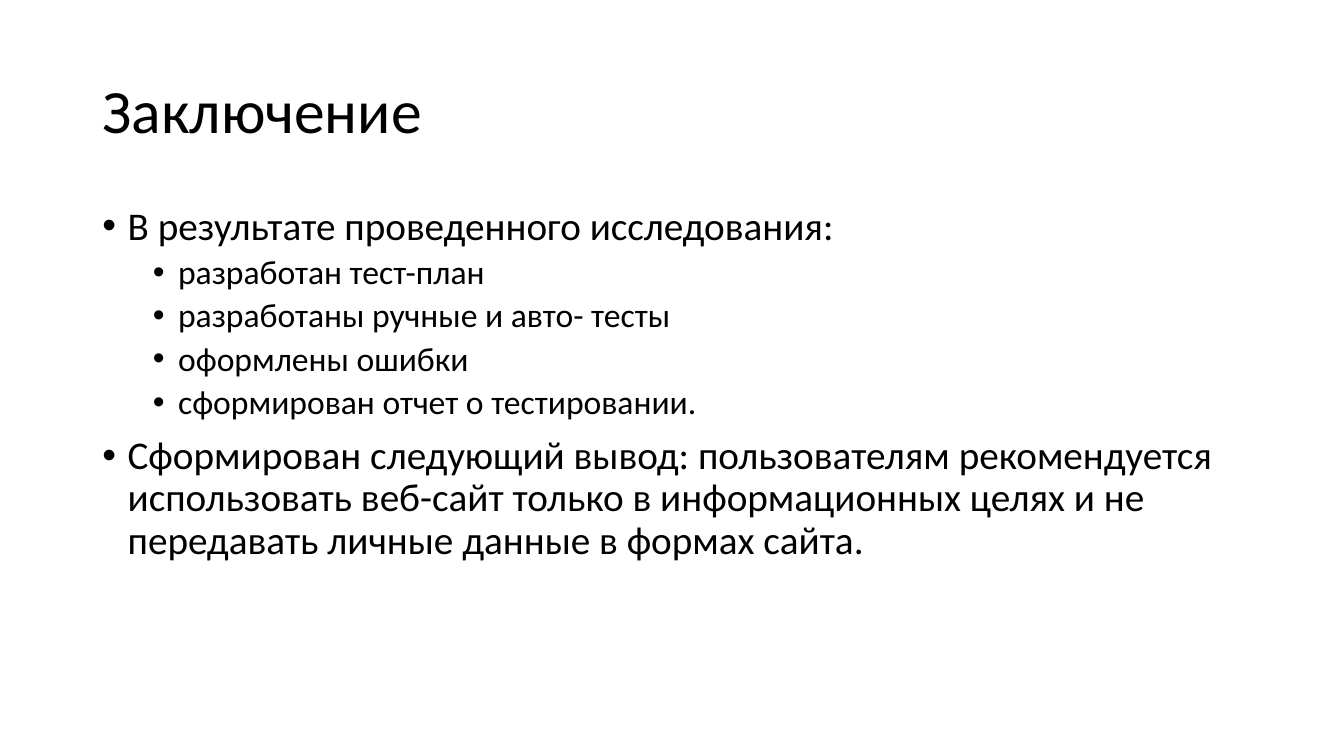
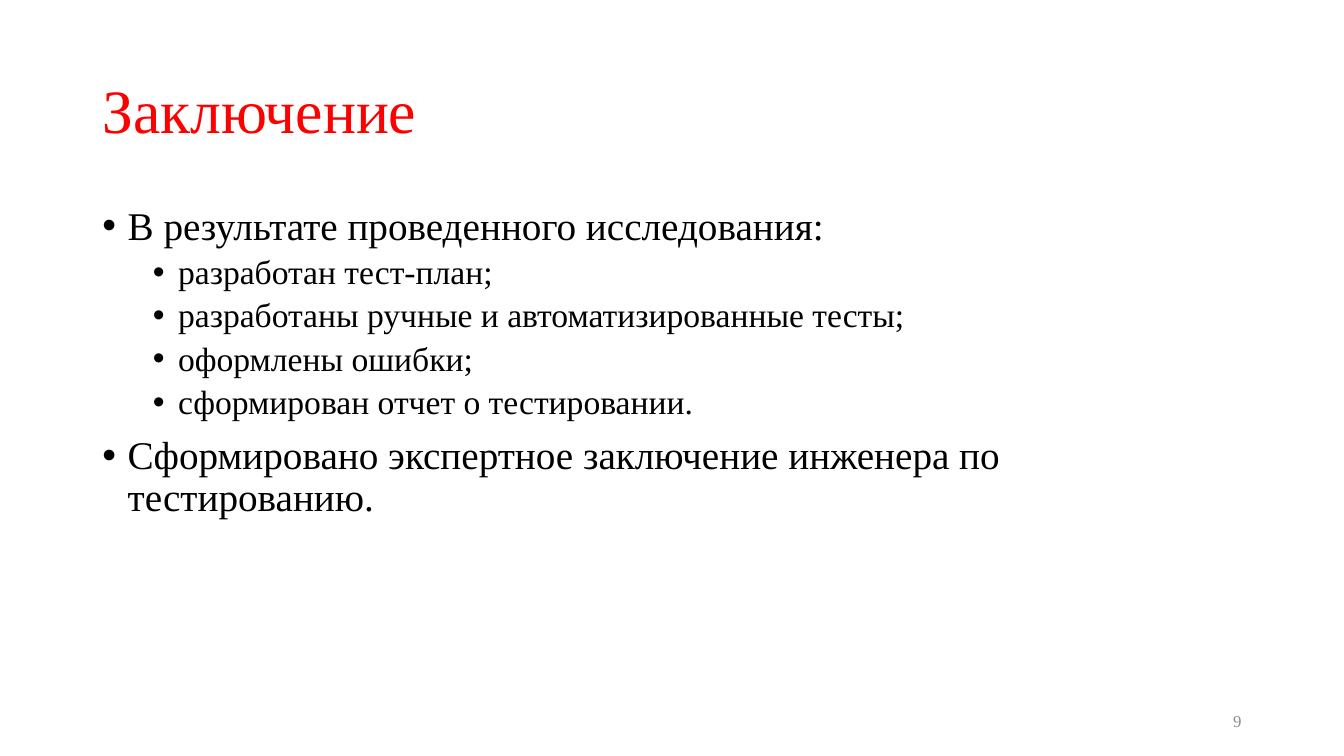
Before and after one commit to Sarnavskiy-Alexey/QA312-diploma, a slide deck: slide 9 of docs/Презентация к диплому.pptx. Drawn at 1344x756 pixels with LibreOffice and Linux fonts; fonts in the diff are those of the drawing. Boxes give left, top, right and bottom in pixels: in the first picture for what was removed or moved away, otherwise in the second. Text is boxed around its words. In the diff, an @@ line names an element or a change of style, - is before the commit and + after.

Commit message:
Обновлен отчет о тестировании и презентация

```diff
--- a/docs/Презентация к диплому.pptx
+++ b/docs/Презентация к диплому.pptx
@@ title "Заключение" at [102,92,416,134]: font Calibri to Times New Roman, text colour #000000 to #FF0000 @@
@@ text at [128,214,824,420]: font Calibri to Times New Roman in "В результате проведенного исследования:", "сформирован отчет о тестировании." @@
@@ text at [178,260,904,377]: text changed; font Calibri to Times New Roman @@
-  • разработан тест-план
-  • разработаны ручные и авто- тесты
-  • оформлены ошибки
+  • разработан тест-план;
+  • разработаны ручные и автоматизированные тесты;
+  • оформлены ошибки;
@@ text at [128,441,1000,519]: text changed; font Calibri to Times New Roman @@
-• Сформирован следующий вывод: пользователям рекомендуется использовать веб-сайт только в информационных целях и не передавать личные данные в формах сайта.
+• Сформировано экспертное заключение инженера по тестированию.
@@ page number added at [1233,716,1241,727], 12 pt, text #8C8C8C @@
+9
```
Also in this commit, not shown: 9 other slides changed, 2 other files.
